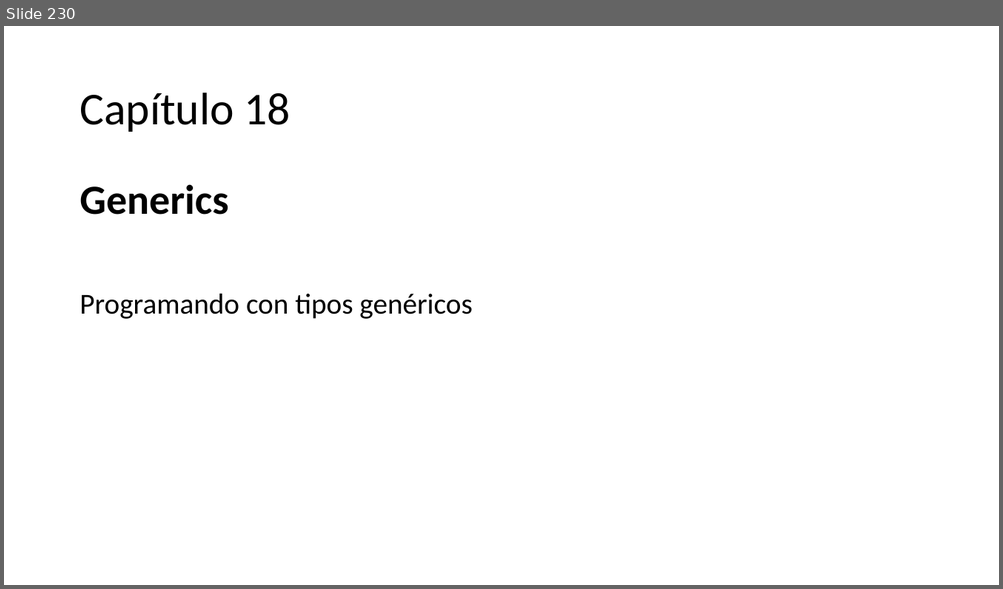
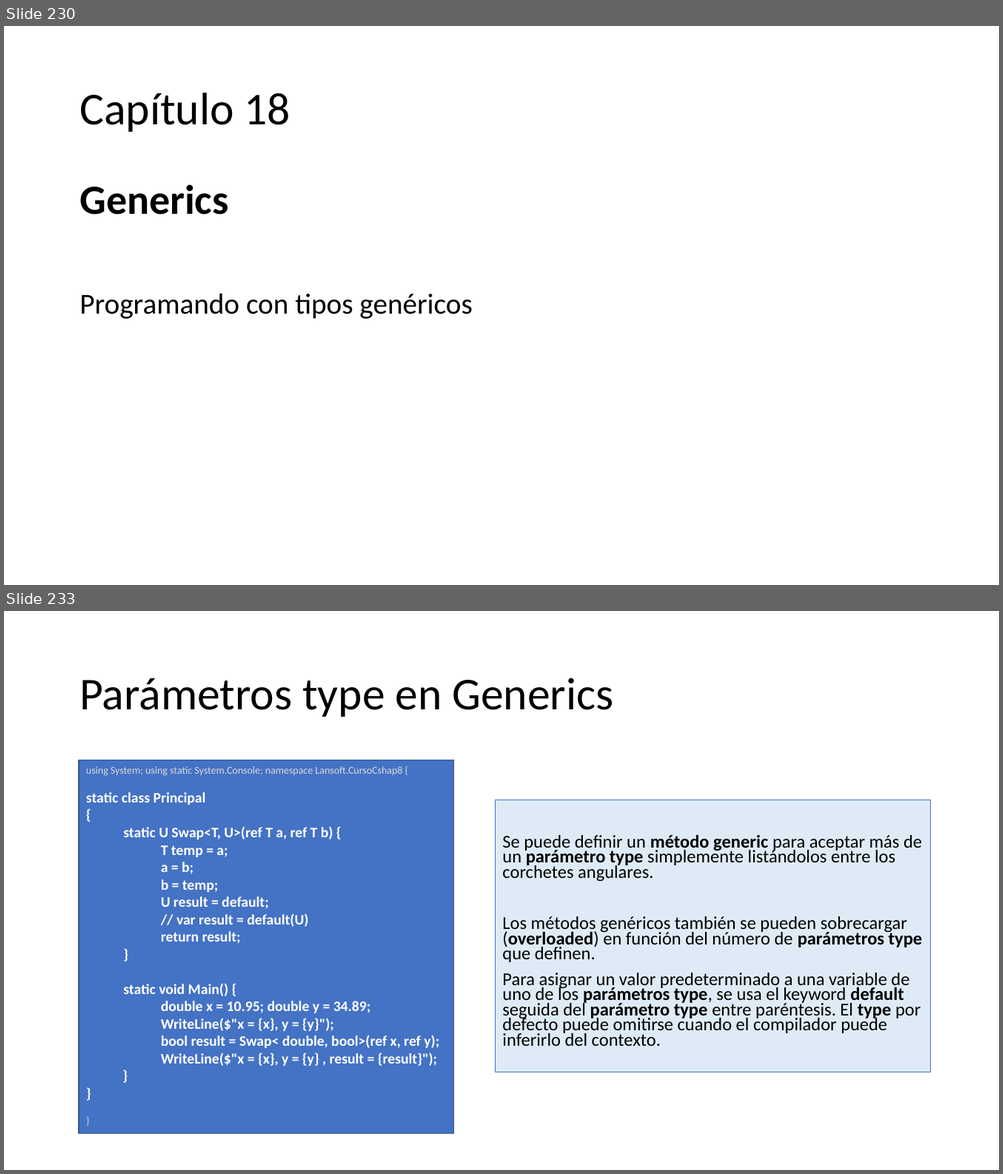
Before and after one commit to AlbertOsinaga/CursoCSharp__8, a slide deck: CSharpQuickReferencia.pptx. Shown one above the other, each under a label of ours: slide 230 before the commit, slides 230 and 233 after it; the slides between them are not shown. The pictures are 1003x589 and 1003x1174 pixels, drawn with LibreOffice and Linux fonts; fonts in the diff are those of the drawing. Boxes give left, top, right and bottom in pixels: in the first picture for what was removed or moved away, otherwise in the second. Text is boxed around its words. In the diff, an @@ line names an element or a change of style, - is before the commit and + after.

```diff
--- a/CSharpQuickReferencia.pptx
+++ b/CSharpQuickReferencia.pptx
@@ slide 233 added at (4,611,999,1170), background #FFFFFF @@
@@ title added at (79,678,613,717), 44 pt, text #000000 @@
+Parámetros type en Generics
@@ rectangle added at (79,760,454,1135), fill #4472C4, outline #325491 1 pt, 14 pt, text #FFFFFF, bold @@
+using System; using static System.Console; namespace Lansoft.CursoCshap8 {
+static class Principal
+{
+  static U Swap<T, U>(ref T a, ref T b) {
+    T temp = a;
+    a = b;
+    b = temp;
+    U result = default;
+    // var result = default(U)
+    return result;
+  }
+  static void Main() {
+    double x = 10.95; double y = 34.89;
+    WriteLine($"x = {x}, y = {y}");
+    bool result = Swap< double, bool>(ref x, ref y);
+    WriteLine($"x = {x}, y = {y} , result = {result}");
+    }
+}
+}
@@ text added at (495,800,930,1072), fill #DEEBF7, outline #4472C4 0.75 pt, 17.5 pt, text #000000 @@
+Se puede definir un método generic para aceptar más de un parámetro type simplemente listándolos entre los corchetes angulares.
+Los métodos genéricos también se pueden sobrecargar (overloaded) en función del número de parámetros type que definen.
+Para asignar un valor predeterminado a una variable de uno de los parámetros type, se usa el keyword default seguida del parámetro type entre paréntesis. El type por defecto puede omitirse cuando el compilador puede inferirlo del contexto.
```
Also in this commit, not shown: 14 other slides added, 1 other file.
